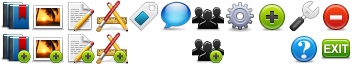
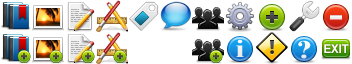
Revision of a layered 352x64 image; what changed, layer by layer:
added layer "info.png" above "exclamation.png" over [227, 36, 253, 63]
added layer "exclamation.png" above "New Layer" over [256, 32, 288, 64]
